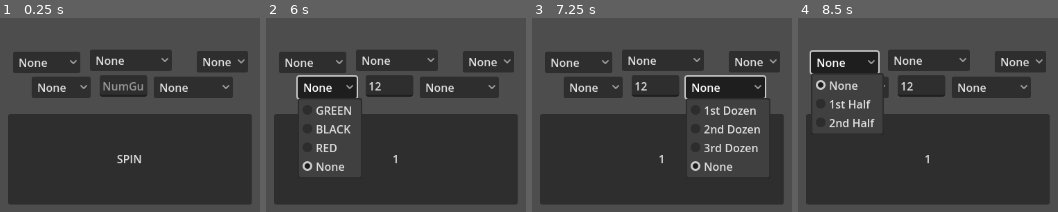
Above: before the commit, frames 1-4 (left to right).
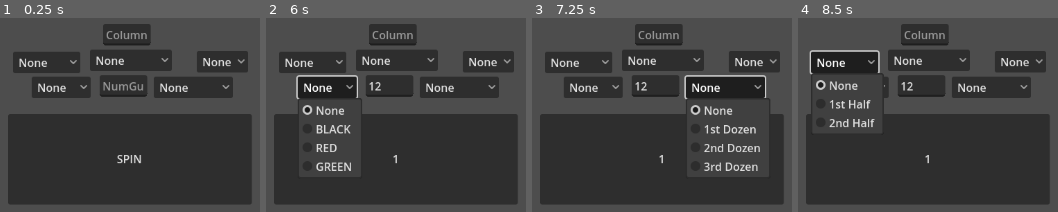
Above: after the commit, the same moments.

Repository: Nobodylollol/SypProjekt
Game: Godot game, scene res://node_2d.tscn
The game is run twice, just before and just after one commit, with the same random seed, the same clock (stepped at 60 frames per second) and the same inputs.
Inputs (mouse positions are in pixels of both pictures, inside the frame that each line leads up to):
- Up to frame 1 (0.25 s): no input
- Up to frame 2 (6 s): click (388, 85) at 0.52 s; type "12" at 0.6 s; click "SPIN" at 1.25 s; click "1" at 2 s; click "22" at 2.75 s; click "24" at 3.5 s; click "10" at 4.25 s; click "26" at 5 s; click "None" at 5.75 s
- Up to frame 3 (7.25 s): click "None" at 6.5 s
- Up to frame 4 (8.5 s): click "None" at 7.25 s; click "None" at 8 s

The runs differ from the first frame. In frame 1, 1.7% of the frame differs, in the area x 39-59%, y 3-14%; in frame 2, 2.8%; in frame 3, 4.2%, in the area x 39-88%, y 3-79%; in frame 4, 1.7%.

Commit message:
All base checks implemented

Diff:
--- a/Scripts/Point_Validation.gd
+++ b/Scripts/Point_Validation.gd
@@ -6,22 +6,24 @@
 @onready var OptionDoz		:= $"../SelectDozen"
 @onready var OptionOddEven	:= $"../SelectOddEven"
 @onready var OptionHalf		:= $"../SelectHalf"
-@onready var OptionColumn	:= $"../SelectRow"
+@onready var OptionRow		:= $"../SelectRow"
+@onready var OptionColumn 	:= $"../SelectCollumn"
 
 const BLACK := [2,4,6,8,10,11,13,15,17,20,22,24,26,28,31,33,35]
 const RED 	:= [1,3,5,7,9,12,14,16,18,19,21,23,25,27,30,32,34,36];
 
-const ROWS	:= 	[
-					[1,4,7,10,13,16,19,22,25,28,31,34],
-					[2,5,8,11,14,17,20,23,26,29,32,35],
-					[3,6,9,12,15,18,21,24,27,30,33,36]
-				]
+const ROWS	:Array[Array] = [
+								[1,4,7,10,13,16,19,22,25,28,31,34],
+								[2,5,8,11,14,17,20,23,26,29,32,35],
+								[3,6,9,12,15,18,21,24,27,30,33,36]
+							]
 
-const COLUMNS :Array[Array] =[
+const COLUMNS :Array[Array] = [
+								[0],
 								[01,02,03],[04,05,06],[07,08,09],[10,11,12],
 								[13,14,15],[16,17,18],[19,20,21],[22,23,24],
 								[25,26,27],[28,29,30],[31,32,33],[34,35,36]
-							 ]
+							  ]
 
 func _on_spin_button_validate_score() -> int:
 	var input = NumGen.getResult();
@@ -31,19 +33,26 @@
 							Calculating score"
 		return 1;
 
-	elif checkForColorWithInt(input) == checkForColorWithStr(str(OptionCol.getSelection())):
+	elif checkForColorWithInt(input) == checkForColorWithId() && checkForColorWithId()!="err":
 		self.text= "	You've guessed the right color\n
 							Calculating score"
 
-	elif checkForThird(input)==checkForThirdWithId():
+	elif checkForThird(input)==checkForThirdWithId() && checkForThirdWithId() !=-1:
 		self.text=	"You've guessed the right Third \n
 					Calculating score"
-	elif checkForOddEven(input) == checkForOddEvenWithId():
+
+	elif checkForOddEven(input) == checkForOddEvenWithId() && checkForOddEvenWithId() !=-1:
 		self.text=	"You've guessed the right parity \n
 							Calculating Score"
-	elif checkForRow(input) == checkForRowWithId():
+	elif checkForRow(input) == checkForRowWithId() && checkForRowWithId() !=-1:
 		self.text=	"You've guessed the right Row \n
 							Calculating Score"
+	elif checkForHalf(input)==checkForHalfWithId() && checkForHalfWithId() !=-1:
+		self.text="""You've guessed the right Half
+						Calculating score"""
+	elif checkForColumn(input)==checkForColumnWithId() && checkForColumnWithId() !=-1:
+		self.text="""You've guessed the right column
+						Calculating score"""
 
 	return -1
 
@@ -56,14 +65,14 @@
 		return "BLACK"
 	return "ERR"
 
-func checkForColorWithStr(Check :String)	->	String:
-	if Check=="3":
+func checkForColorWithId()	->	String:
+	if OptionCol.getSelection()==3:
 		return "GREEN"
-	elif Check=="2":
+	elif OptionCol.getSelection()==2:
 		return "RED"
-	elif Check=="1":
+	elif OptionCol.getSelection()==1:
 		return "BLACK"
-	return "-1"
+	return "err"
 
 func checkForThird(input:int)	->	int:
 	if   1  <= input && input <= 12:
@@ -85,7 +94,6 @@
 	else:
 		return 2;
 
-
 func checkForOddEvenWithId()	->	int:
 		if OptionOddEven.getSelection() == 1:
 			return 1
@@ -104,7 +112,7 @@
 func checkForHalfWithId()		->	int:
 	if OptionHalf.getSelection() == 1:
 		return 0
-	elif OptionHalf.getSelection() == 0:
+	elif OptionHalf.getSelection() == 2:
 		return 1
 	else:
 		return -1
@@ -119,7 +127,42 @@
 	return -1
 
 func checkForRowWithId()		->	int:
-	if OptionColumn.getSelection() != 0:
-		return OptionColumn.getSelection()
+	if OptionRow.getSelection() != 0:
+		return OptionRow.getSelection()
 	else:
 		return -1
+
+func checkForColumn(input:int)	->	int:
+	if COLUMNS[0].find(input)!=-1:
+		return 0;
+	elif COLUMNS[1].find(input)!=-1:
+		return 1;
+	elif COLUMNS[2].find(input)!=-1:
+		return 2;
+	elif COLUMNS[3].find(input)!=-1:
+		return 3;
+	elif COLUMNS[4].find(input)!=-1:
+		return 4;
+	elif COLUMNS[5].find(input)!=-1:
+		return 5;
+	elif COLUMNS[6].find(input)!=-1:
+		return 6;
+	elif COLUMNS[7].find(input)!=-1:
+		return 7;
+	elif COLUMNS[8].find(input)!=-1:
+		return 8;
+	elif COLUMNS[9].find(input)!=-1:
+		return 9;
+	elif COLUMNS[10].find(input)!=-1:
+		return 10;
+	elif COLUMNS[11].find(input)!=-1:
+		return 11;
+	elif COLUMNS[12].find(input)!=-1:
+		return 12;
+	return -1;
+
+func checkForColumnWithId()		->	int:
+	if OptionColumn.getNumEntered() >=0 && OptionColumn.getNumEntered() <=12:
+		return OptionColumn.getNumEntered();
+
+	return -1;
--- a/Scripts/Random_Number_Generator.gd
+++ b/Scripts/Random_Number_Generator.gd
@@ -17,7 +17,7 @@
 func _on_button_down() -> int:
 
 	NumberEntered = NumCon.getNumEntered()
-	Result = Probabilities[rng.randi_range(0,36)];
+	Result = Probabilities[rng.randi_range(0,Probabilities.size()-1)];
 
 	print("Output")
 	print("Generated: "+str(Result));
--- /dev/null
+++ b/Scripts/select_column.gd
@@ -0,0 +1,14 @@
+extends LineEdit
+class_name Column
+
+@onready var input :String = self.text.strip_edges();
+
+func _on_text_changed(new_text: String) -> void:
+	input = new_text.strip_edges();
+	pass
+
+func getNumEntered() -> int:
+	if input.strip_edges().is_valid_int():
+		return int(input);
+	else:
+		return -1
--- a/Scripts/select_row.gd
+++ b/Scripts/select_row.gd
@@ -1,5 +1,5 @@
 extends OptionButton
-class_name Column
+class_name Columns
 
 func getSelection() -> int:
 	return self.get_selected_id();
--- a/node_2d.tscn
+++ b/node_2d.tscn
@@ -1,13 +1,14 @@
-[gd_scene load_steps=9 format=3 uid="uid://bu5p1xv3i5tx"]
+[gd_scene load_steps=10 format=3 uid="uid://bu5p1xv3i5tx"]
 
 [ext_resource type="Script" uid="uid://baknkw5ycff34" path="res://Scripts/Random_Number_Generator.gd" id="1_wtcfe"]
 [ext_resource type="Script" uid="uid://lu666hjdufpn" path="res://Scripts/line_edit.gd" id="2_0e48y"]
 [ext_resource type="Script" uid="uid://46rar433lwbx" path="res://Scripts/Point_Validation.gd" id="3_epypp"]
-[ext_resource type="Script" uid="uid://gof3re1mf8i4" path="res://Scripts/Color_Select.gd" id="4_0hol4"]
+[ext_resource type="Script" uid="uid://gof3re1mf8i4" path="res://Scripts/select_color.gd" id="4_0hol4"]
 [ext_resource type="Script" uid="uid://cp314g78a7d17" path="res://Scripts/select_dozen.gd" id="5_q6r6c"]
 [ext_resource type="Script" uid="uid://dt0pyl57r78iu" path="res://Scripts/select_odd_even.gd" id="6_kdubu"]
 [ext_resource type="Script" uid="uid://bnb4vgbk7jyq7" path="res://Scripts/select_half.gd" id="7_rj586"]
 [ext_resource type="Script" uid="uid://c15pbsj6nx8tr" path="res://Scripts/select_row.gd" id="8_4d7sh"]
+[ext_resource type="Script" uid="uid://djxomy6t712iy" path="res://Scripts/select_column.gd" id="9_4d7sh"]
 
 [node name="Node2D" type="Node2D"]
 
@@ -39,15 +40,15 @@
 offset_top = 304.0
 offset_right = 533.0
 offset_bottom = 335.0
-selected = 3
+selected = 0
 item_count = 4
-popup/item_0/text = "GREEN"
+popup/item_0/text = "None"
 popup/item_0/id = 0
 popup/item_1/text = "BLACK"
 popup/item_1/id = 1
 popup/item_2/text = "RED"
 popup/item_2/id = 2
-popup/item_3/text = "None"
+popup/item_3/text = "GREEN"
 popup/item_3/id = 3
 script = ExtResource("4_0hol4")
 
@@ -56,16 +57,16 @@
 offset_top = 304.0
 offset_right = 738.0
 offset_bottom = 335.0
-selected = 3
+selected = 0
 item_count = 4
-popup/item_0/text = "1st Dozen"
-popup/item_0/id = 1
-popup/item_1/text = "2nd Dozen"
-popup/item_1/id = 2
-popup/item_2/text = "3rd Dozen"
-popup/item_2/id = 3
-popup/item_3/text = "None"
-popup/item_3/id = 0
+popup/item_0/text = "None"
+popup/item_0/id = 0
+popup/item_1/text = "1st Dozen"
+popup/item_1/id = 1
+popup/item_2/text = "2nd Dozen"
+popup/item_2/id = 2
+popup/item_3/text = "3rd Dozen"
+popup/item_3/id = 3
 script = ExtResource("5_q6r6c")
 
 [node name="SelectOddEven" type="OptionButton" parent="."]
@@ -115,9 +116,18 @@
 popup/item_3/id = 3
 script = ExtResource("8_4d7sh")
 
+[node name="SelectCollumn" type="LineEdit" parent="."]
+offset_left = 551.0
+offset_top = 228.0
+offset_right = 619.5625
+offset_bottom = 259.0
+placeholder_text = "Column"
+script = ExtResource("9_4d7sh")
+
 [connection signal="button_down" from="SpinButton" to="SpinButton" method="_on_button_down"]
 [connection signal="validateScore" from="SpinButton" to="Output" method="_on_spin_button_validate_score"]
 [connection signal="text_changed" from="NumberInput" to="NumberInput" method="_on_text_changed"]
 [connection signal="text_submitted" from="NumberInput" to="NumberInput" method="_on_text_submitted"]
 [connection signal="ready" from="Output" to="ColorSelect" method="_on_output_ready"]
 [connection signal="item_selected" from="ColorSelect" to="Output" method="checkForColorWithInt"]
+[connection signal="text_changed" from="SelectCollumn" to="SelectCollumn" method="_on_text_changed"]
Renamed: Scripts/Color_Select.gd -> Scripts/select_color.gd
Renamed: Scripts/Color_Select.gd.uid -> Scripts/select_color.gd.uid
Not shown, added: Scripts/select_column.gd.uid
Not shown, changed: ToDO.txt
Not shown, changed: README.md
